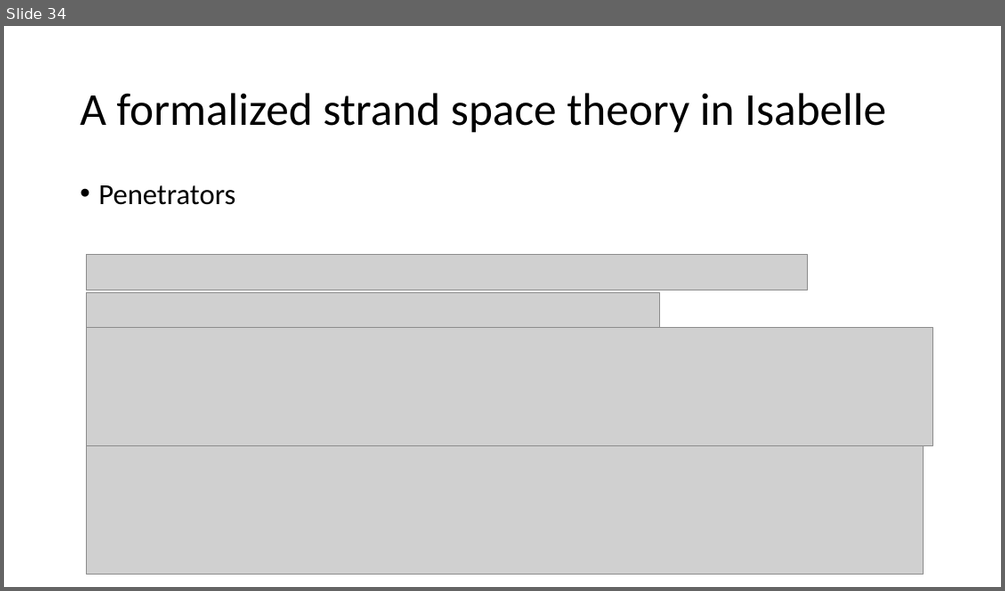
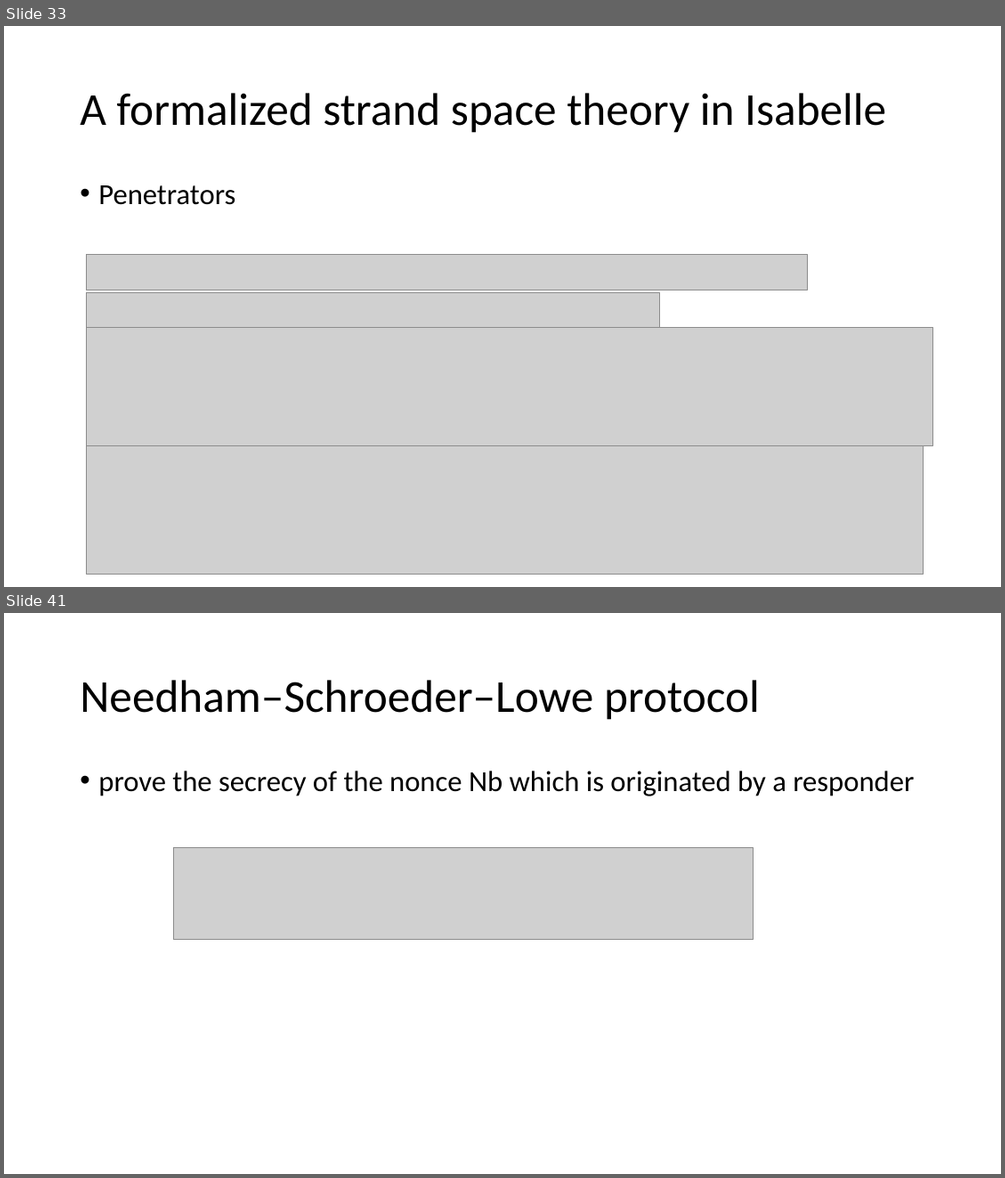
Before and after one commit to bacmive/paper_notes, a slide deck: notes7-strand space.pptx. Shown one above the other, each under a label of ours: slide 34 before the commit, slides 33 and 41 after it; the slides between them are not shown. The pictures are 1005x591 and 1005x1178 pixels, drawn with LibreOffice and Linux fonts; fonts in the diff are those of the drawing; grey boxes stand for pictures. Boxes give left, top, right and bottom in pixels: in the first picture for what was removed or moved away, otherwise in the second. Text is boxed around its words. In the diff, an @@ line names an element or a change of style, - is before the commit and + after.

```diff
--- a/notes7-strand space.pptx
+++ b/notes7-strand space.pptx
@@ slide 41 added at box(4, 613, 1001, 1174), background #FFFFFF @@
@@ title added at box(80, 680, 760, 720), 44 pt, text #000000 @@
+Needham–Schroeder–Lowe protocol
@@ text added at box(98, 771, 914, 796), 28 pt, text #000000 @@
+• prove the secrecy of the nonce Nb which is originated by a responder
@@ picture added at box(174, 848, 752, 939) @@
@@ what was slide 34 is now slide 33 @@
```
Also in this commit, not shown: 2 slides changed, 9 other slides added, 2 slides removed, 1 other file.
